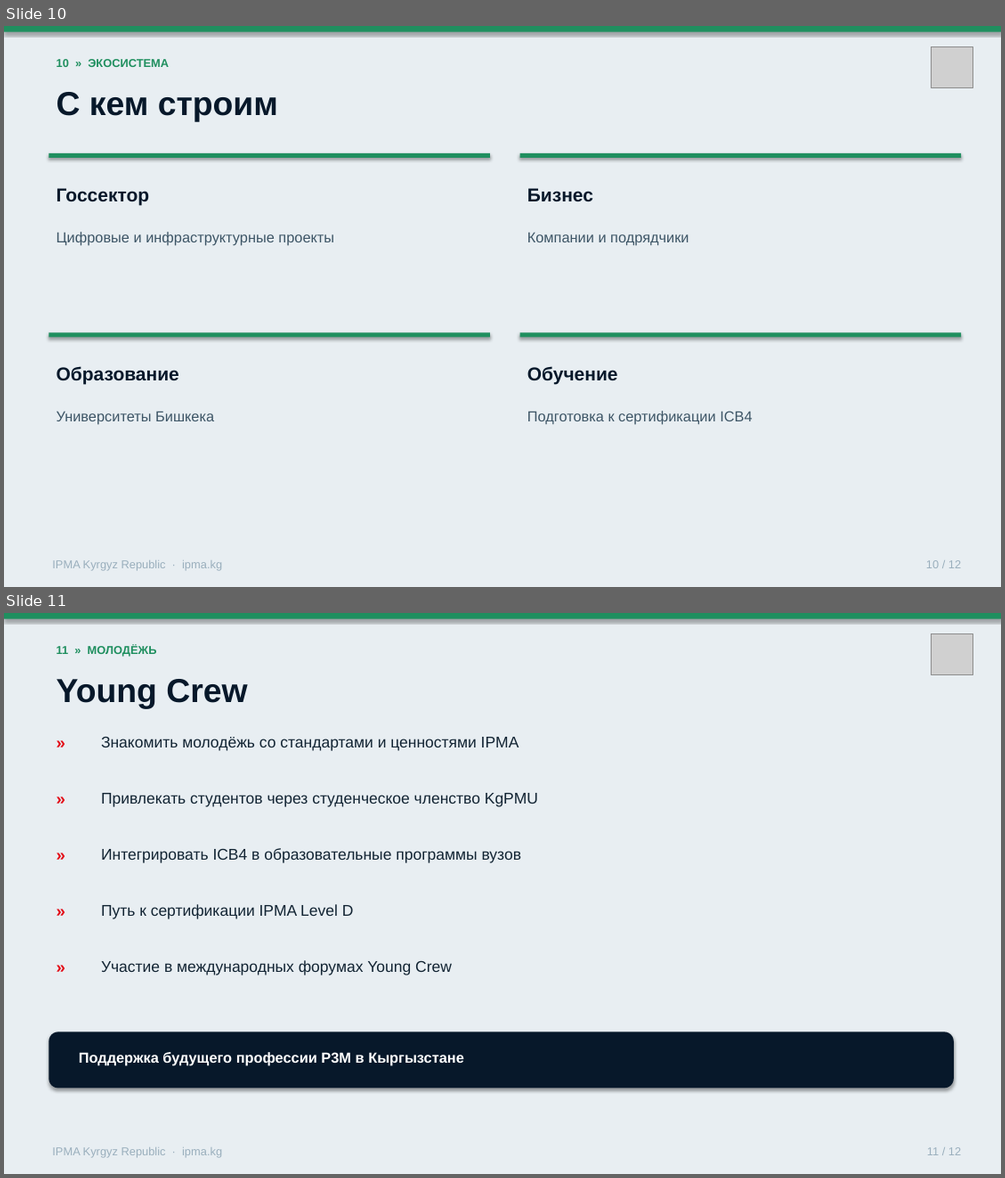
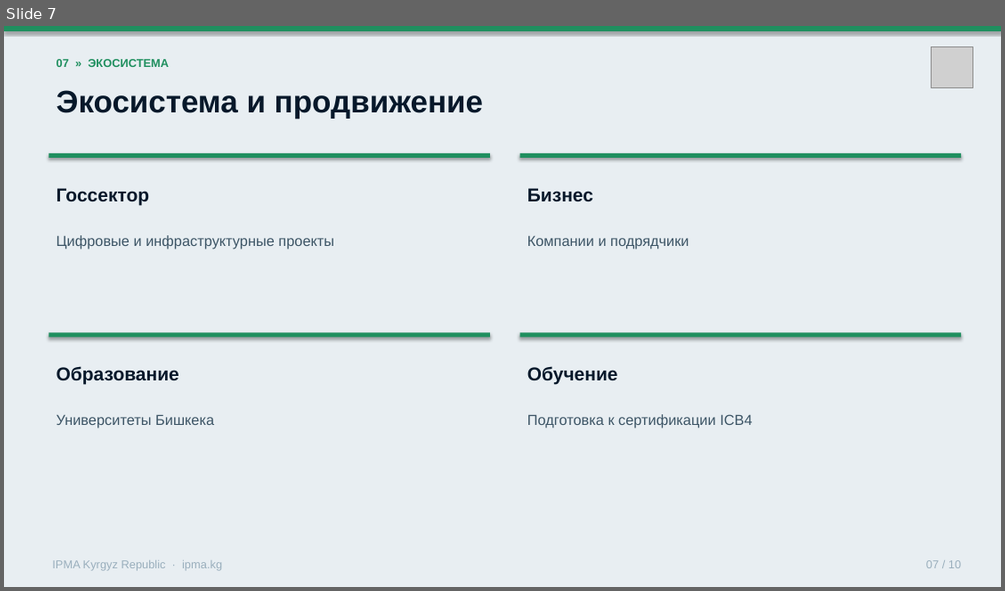
Before and after one commit to umekishev/umekishev, a slide deck: presentations/IPMA_Kyrgyzstan_CoD_Presentation.pptx. Shown one above the other, each under a label of ours: slides 10 and 11 before the commit, slide 7 after it. The pictures are 1005x1178 and 1005x591 pixels, drawn with LibreOffice and Linux fonts; fonts in the diff are those of the drawing; grey boxes stand for pictures. Boxes give left, top, right and bottom in pixels: in the first picture for what was removed or moved away, otherwise in the second. Text is boxed around its words. In the diff, an @@ line names an element or a change of style, - is before the commit and + after.

```diff
--- a/presentations/IPMA_Kyrgyzstan_CoD_Presentation.pptx
+++ b/presentations/IPMA_Kyrgyzstan_CoD_Presentation.pptx
@@ slide 11 removed at (x1=4, y1=613, x2=1001, y2=1174), background #FFFFFF @@
@@ rectangle removed at (x1=4, y1=613, x2=1001, y2=1174) @@
@@ rectangle removed at (x1=4, y1=613, x2=1001, y2=619) @@
@@ picture removed at (x1=931, y1=634, x2=972, y2=675) @@
@@ text removed at (x1=57, y1=646, x2=157, y2=657) @@
-11 » МОЛОДЁЖЬ
@@ text removed at (x1=57, y1=679, x2=247, y2=708) @@
-Young Crew
@@ text removed at (x1=48, y1=729, x2=86, y2=759) @@
-»
@@ text removed at (x1=101, y1=737, x2=519, y2=751) @@
-Знакомить молодёжь со стандартами и ценностями IPMA
@@ text removed at (x1=48, y1=785, x2=86, y2=815) @@
-»
@@ text removed at (x1=101, y1=793, x2=538, y2=807) @@
-Привлекать студентов через студенческое членство KgPMU
@@ text removed at (x1=48, y1=841, x2=86, y2=871) @@
-»
@@ text removed at (x1=101, y1=848, x2=521, y2=863) @@
-Интегрировать ICB4 в образовательные программы вузов
@@ text removed at (x1=48, y1=897, x2=86, y2=927) @@
-»
@@ text removed at (x1=101, y1=904, x2=354, y2=919) @@
-Путь к сертификации IPMA Level D
@@ text removed at (x1=48, y1=953, x2=86, y2=983) @@
-»
@@ text removed at (x1=101, y1=960, x2=452, y2=975) @@
-Участие в международных форумах Young Crew
@@ rounded rectangle removed at (x1=48, y1=1032, x2=954, y2=1088) @@
@@ text removed at (x1=79, y1=1052, x2=464, y2=1066) @@
-Поддержка будущего профессии P3M в Кыргызстане
@@ text removed at (x1=52, y1=1147, x2=222, y2=1158) @@
-IPMA Kyrgyz Republic · ipma.kg
@@ text removed at (x1=927, y1=1147, x2=961, y2=1155) @@
-11 / 12
@@ what was slide 10 is now slide 7 @@
@@ slide 7 changed as well @@
@@ text at (x1=57, y1=59, x2=169, y2=67): text changed @@
-10 » ЭКОСИСТЕМА
+07 » ЭКОСИСТЕМА
@@ text at (x1=57, y1=90, x2=483, y2=119): text changed; size 32 to 30 pt @@
-С кем строим
+Экосистема и продвижение
@@ 4 texts moved together from (x1=57, y1=232, x2=752, y2=425) to (x1=57, y1=235, x2=752, y2=428) @@
@@ text at (x1=926, y1=560, x2=961, y2=568): text changed @@
-10 / 12
+07 / 10
```
Also in this commit, not shown: 4 other slides changed, 5 slides added, 6 other slides removed, 1 other file.
